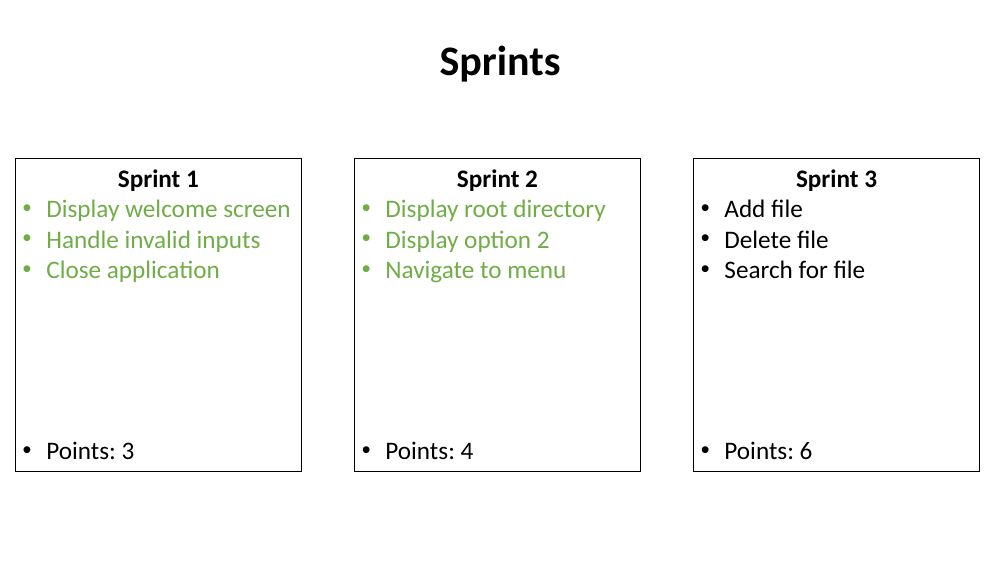
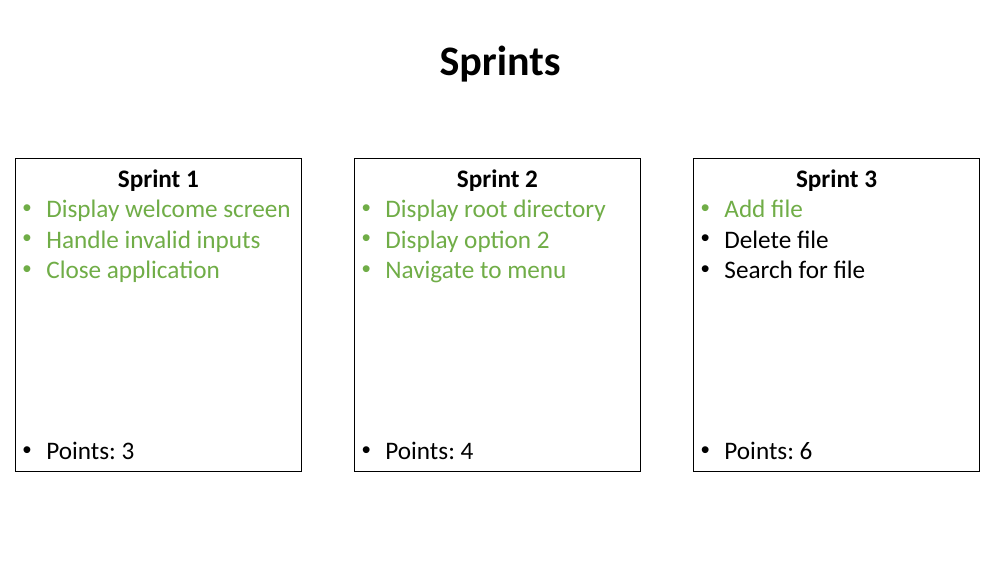
Before and after one commit to ScottWillmarth/PhaseEnd1, a slide deck: slide 12 of User stories.pptx. Drawn at 1008x567 pixels with LibreOffice and Linux fonts; fonts in the diff are those of the drawing. Boxes give left, top, right and bottom in pixels: in the first picture for what was removed or moved away, otherwise in the second. Text is boxed around its words. In the diff, an @@ line names an element or a change of style, - is before the commit and + after.

```diff
--- a/User stories.pptx
+++ b/User stories.pptx
@@ text in rectangle at (724, 199, 803, 217): text colour #000000 to #70AD47 in "Add file" @@
```
Also in this commit, not shown: 2 other files.
